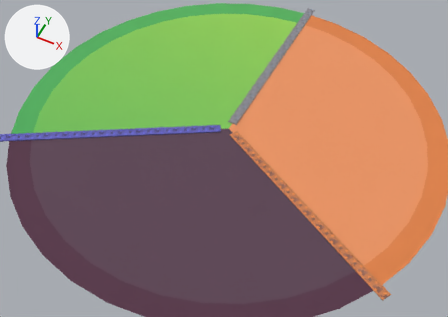
One commit to the FBX model Assets/Game/Models/Enviroment/GroundVar1.fbx: the scene before it, then after it.
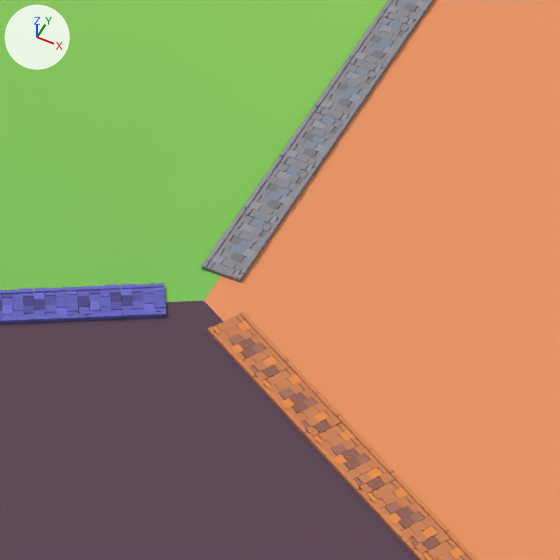
Each version appears first whole from a 50 mm camera at (53.0, -108.9, 123.0) aimed at (1.7, -6.3, -5.3), and next in a close-up on the part from 42% to 68% of the width and 21% to 58% of the height. Every picture has the same lights, and +X, +Y and +Z are marked at upper left. Where no turn or scale is listed for an object, it has been applied to the vertices.

In view in the first close-up: 'Circle', 'Rail1.002'.
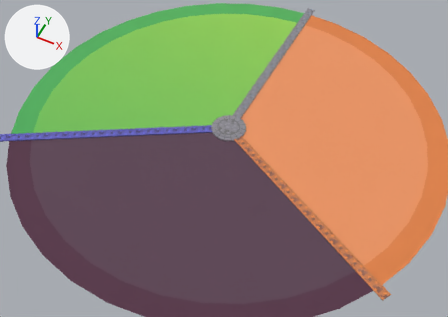
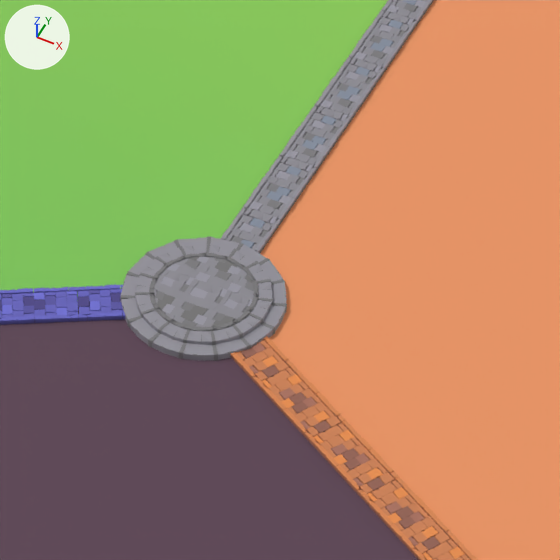
The edits, one by one:
Mesh me_altarground is new.
It has 1253 vertices, 943 faces and spans x -2.93..3.04, y -2.98..3.12, z 0.41..0.79.
It uses material mat_material (picture img_textureworld_png).
Mesh me_altarbelt_001 is new.
It has 1131 vertices, 1036 faces and spans x -4.82..4.81, y -4.79..4.84, z -0.02..0.81.
It uses material mat_material (picture img_textureworld_png).
Object 'AltarGround' (ob_altarground) is new; it shows me_altarground.
Its location is (0.0, 0.0, 0.0).
Object 'AltarBelt' (ob_altarbelt) is new; it shows me_altarbelt_001.
Its location is (0.0, 0.0, 0.0).

Location of each change, [x1, y1, x2, y2] in pixels of the close-ups (560 x 560 px):
'AltarBelt', added: after [120, 237, 287, 361]
'AltarGround', added: after [154, 257, 258, 334]
